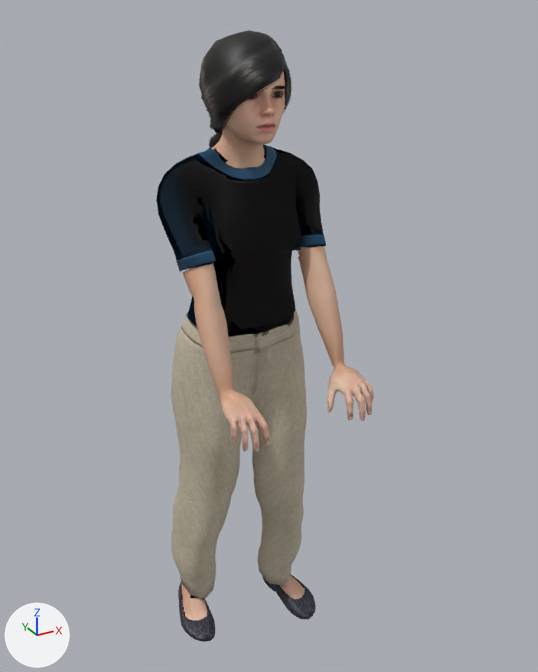
Two versions of the glTF model assets/props/people-sofia-stand-type-low-30.glb, one commit apart.
Rendered twice from a 50 mm camera at (-0.728, -1.333, 0.55) aimed at (0.041, 0.065, -0.149). The lights are fixed; the arrows at lower left show +X, +Y and +Z. The first picture is the older version. Vertices at exactly the same position are counted once.

The first picture shows 'people-sofia-stand-type-low-30'.
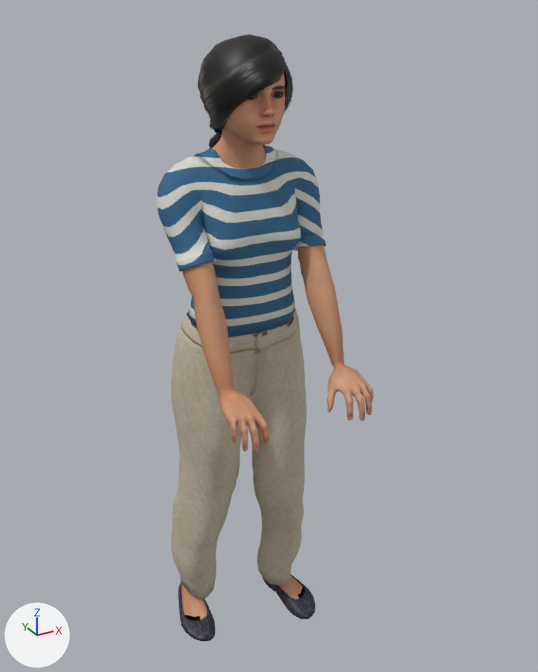
Edits to the bpy script that builds the scene:
```text
Add img_people_sofia_stand_type_low_30__4_t_shirt_basic_png_tint:
    img_people_sofia_stand_type_low_30__4_t_shirt_basic_png_tint = load_image('people-sofia-stand-type-low-30--4-T-shirt_basic.png_tint', '_unpacked/people-sofia-stand-type-low-30--4-T-shirt_basic.png_tint', 1024, 1024, 'sRGB')
Add img_people_sofia_stand_type_low_30__2_young_lightskinned_female_diffuse2_png:
    img_people_sofia_stand_type_low_30__2_young_lightskinned_female_diffuse2_png = load_image('people-sofia-stand-type-low-30--2-young_lightskinned_female_diffuse2.png', '_unpacked/people-sofia-stand-type-low-30--2-young_lightskinned_female_diffuse2.png', 1024, 1024, 'sRGB')
Change mat_human_body:
    mat_human_body.texture: img_young_lightskinned_female_diffuse2 -> img_people_sofia_stand_type_low_30__2_young_lightskinned_female_diffuse2_png
    mat_human_body.roughness: 0.58 -> 0.7
Change mat_human_toigo_basic_tucked_t_shirt:
    where n2 = _N.new('ShaderNodeTexImage'); n2.name = 'Image Texture'
    remove n3 = _N.new('ShaderNodeNormalMap'); n3.name = 'Normal Map'
    remove n3.uv_map = 'UVMap'
    remove n4 = _N.new('ShaderNodeTexImage'); n4.name = 'Image Texture.001'
    remove n4.image = img_t_shirt_basic_bump
    n2.image: img_people_sofia_stand_type_low_30_t_shirt_basic_png -> img_people_sofia_stand_type_low_30__4_t_shirt_basic_png_tint
    where n0 = _N.new('ShaderNodeBsdfPrincipled'); n0.name = 'Principled BSDF'
    remove _L.new(n3.outputs[0], n0.inputs[5])  # 'Normal' to 'Normal'
    remove _L.new(n4.outputs[0], n3.inputs[1])  # 'Color' to 'Color'
Change me_base_001:
    used by ob_people_sofia_stand_type_low_30; location = (0.0, 0.0, 0.0)
    remove me_base_001.from_pydata(...)  # 27370 vertices, 49923 faces; spans x -0.19..0.19, y -0.2..0.28, z -1.0..0.51
    add me_base_001.from_pydata(...)  # 27556 vertices, 50251 faces; spans x -0.19..0.19, y -0.2..0.28, z -1.0..0.5
    me_base_001 part 1: 3102 vertices moved within x -0.19..0.18, y -0.2..0.28, z -1.0..0.5; 2184 vertices removed from x -0.19..0.18, y -0.2..0.27, z -1.0..0.51; 2370 vertices added at x -0.19..0.18, y -0.19..0.28, z -1.0..0.5
```

Boxes (x1, y1, x2, y2) around the edits, measured in the pictures (538 x 672 px; the box of a moved part takes in the faces that stretch with it):
'people-sofia-stand-type-low-30', surface changed, reshaped
    before: (156, 30, 374, 642)
    after: (156, 34, 374, 641)
part 1 of me_base_001, moved or reshaped
    before: (161, 30, 374, 642)
    after: (161, 34, 373, 641)
